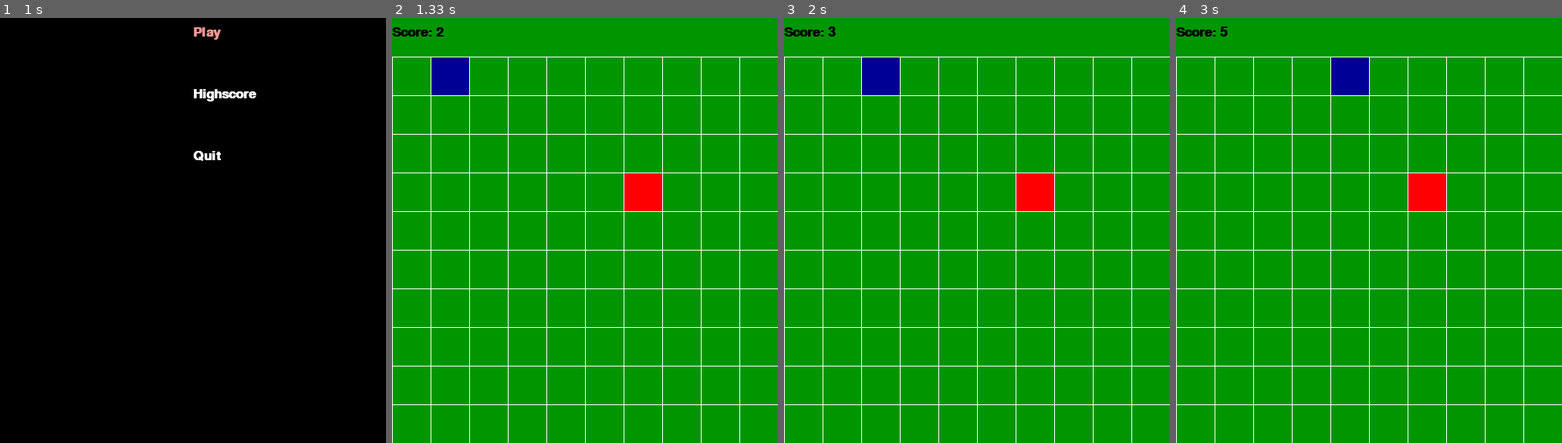
Above: before the commit, frames 1-4 (left to right).
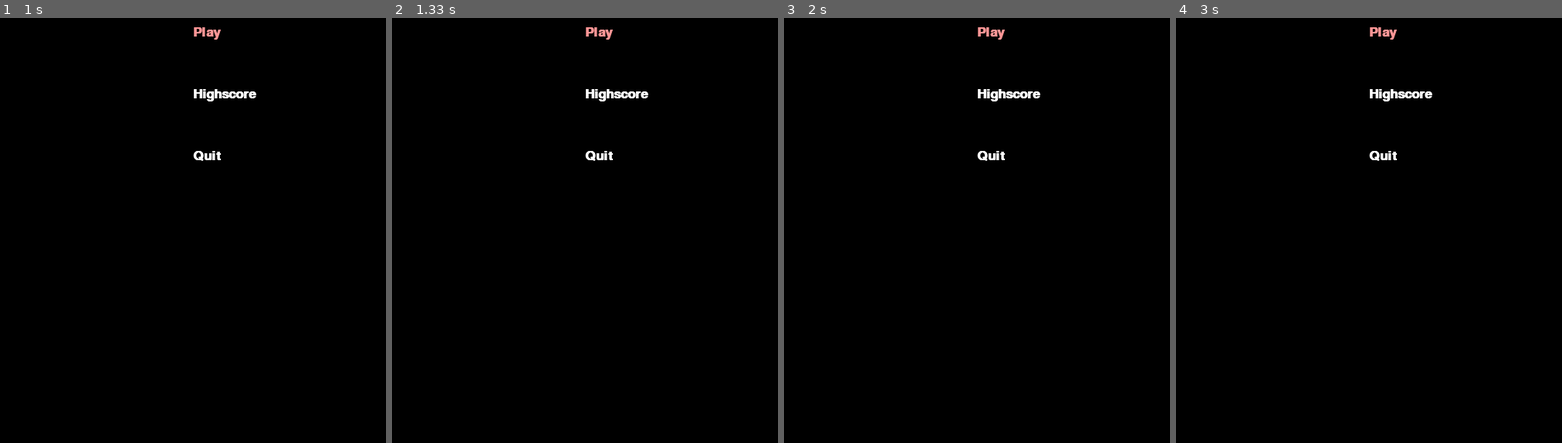
Above: after the commit, the same moments.

Repository: Leonard-Lang/Pygame-Snake
Game: pygame game, started from src/main.py
Two runs of this game, one before a commit and one after it. Both use one fixed random seed, a clock stepped at 60 frames per second and the inputs below.
Inputs:
- Up to frame 1 (1 s): tap Space at 0.33 s; hold Esc from 0.67 s (still down); hold Right from 0.67 s (still down)
- Up to frame 2 (1.33 s): release Esc at 1.13 s; release Right at 1.13 s; tap Space at 1.17 s
- Up to frame 3 (2 s): hold Esc from 1.63 s (still down); hold Right from 1.63 s (still down)
- Up to frame 4 (3 s): release Esc at 2.1 s; release Right at 2.1 s; tap Space at 2.13 s; tap Esc at 2.73 s

Frame 1 is identical in both runs. In frame 2, 100% of the frame differs, in the area x 0-100%, y 0-100%; in frame 3, 100%; in frame 4, 100%.

Commit message:
RefactoredupdateHighscoreList

Diff:
--- a/src/main.py
+++ b/src/main.py
@@ -1,5 +1,6 @@
 import pygame
 
+from operator import itemgetter, attrgetter
 from random import randint
 
 pygame.init()
@@ -37,7 +38,7 @@
         self.currentDirection = "right"
         self.score = 0
 
-    def draw(self, win, snake):
+    def draw(self, snake):
         for i in range(snake.length):
             pygame.draw.rect(win, (0, 0, 150), (self.bodyx[i], self.bodyy[i], boxWidth, boxHeight))
 
@@ -64,8 +65,8 @@
             snake.currentDirection = snake.newDirection
 
         for i in range(snake.length - 1, 0, -1):
-            snake.bodyx[i] = snake.bodyx[i-1]
-            snake.bodyy[i] = snake.bodyy[i-1]
+            snake.bodyx[i] = snake.bodyx[i - 1]
+            snake.bodyy[i] = snake.bodyy[i - 1]
 
         if snake.currentDirection == "left":
             snake.bodyx[0] -= boxWidth
@@ -79,7 +80,8 @@
     # Check if snakes path is blocked
     def isBlocked(self, snake):
         # Check if snake is in the gamefield
-        if snake.bodyx[0] < 0 or snake.bodyx[0] >= windowSizeX or snake.bodyy[0] < 0 + scoreboardSize or snake.bodyy[0] >= windowSizeY + scoreboardSize:
+        if snake.bodyx[0] < 0 or snake.bodyx[0] >= windowSizeX or snake.bodyy[0] < 0 + scoreboardSize or snake.bodyy[
+            0] >= windowSizeY + scoreboardSize:
             return False
 
         # Check if snake eats itself
@@ -108,16 +110,16 @@
                 if snake.bodyx[i] == self.x and snake.bodyy[i] == self.y:
                     possible = False
 
-    def draw(self, win):
+    def draw(self):
         if self.exists:
             pygame.draw.rect(win, (255, 0, 0), (self.x, self.y, boxWidth, boxHeight))
 
 
-def update(win, snake, apple):
+def update(snake, apple):
     win.fill((0, 150, 0))
 
-    snake.draw(win, snake)
-    apple.draw(win)
+    snake.draw(snake)
+    apple.draw()
 
     for i in range(numberOfColumns):
         pygame.draw.rect(win, (255, 255, 255), (boxWidth * i, scoreboardSize, 1, windowSizeX))
@@ -131,7 +133,7 @@
     pygame.display.update()
 
 
-def mainMenu(win):
+def mainMenu():
     run = True
     selectedOption = "Play"
     selectionColor = (255, 150, 150)
@@ -187,17 +189,21 @@
 
 
 def showHighscoreList():
-
-    run = True
-
-    file1 = open('highscores.txt', 'r')
-    lines = file1.readlines()
+    run = True
+
+    try:
+        file = open('highscores.txt', 'r')
+    except:
+        print("File does not exists")
+        return
+
+    lines = file.readlines()
 
     firstRecord = lines[0].split('#')
     secondRecord = lines[1].split('#')
     thirdRecord = lines[2].split('#')
 
-    file1.close()
+    file.close()
 
     win.fill((0, 0, 155))
 
@@ -218,35 +224,34 @@
 
 
 def updateHighscoreList(name, score):
-    file1 = open('highscores.txt', 'r')
-    lines = file1.readlines()
-    file1.close()
-
-    firstRecord = lines[0].split('#')
-    secondRecord = lines[1].split('#')
-    thirdRecord = lines[2].split('#')
-    fourthRecord = [name, score]
-
-    file1 = open('highscores.txt', 'w')
-
-    if int(fourthRecord[1]) > int(firstRecord[1]):
-        file1.write(str(fourthRecord[0]) + "#" + str(fourthRecord[1]) + "\n")
-        file1.write(str(firstRecord[0]) + "#" + str(firstRecord[1]))
-        file1.write(str(secondRecord[0]) + "#" + str(secondRecord[1]))
-    elif int(fourthRecord[1]) > int(secondRecord[1]):
-        file1.write(str(firstRecord[0]) + "#" + str(firstRecord[1]))
-        file1.write(str(fourthRecord[0]) + "#" + str(fourthRecord[1]) + "\n")
-        file1.write(str(secondRecord[0]) + "#" + str(secondRecord[1]))
-    elif int(fourthRecord[1]) > int(thirdRecord[1]):
-        file1.write(str(firstRecord[0]) + "#" + str(firstRecord[1]))
-        file1.write(str(secondRecord[0]) + "#" + str(secondRecord[1]))
-        file1.write(str(fourthRecord[0]) + "#" + str(fourthRecord[1]))
-    else:
-        file1.write(str(firstRecord[0]) + "#" + str(firstRecord[1]))
-        file1.write(str(secondRecord[0]) + "#" + str(secondRecord[1]))
-        file1.write(str(thirdRecord[0]) + "#" + str(thirdRecord[1]))
-
-    file1.close()
+    try:
+        file = open('highscores.txt', 'r')
+    except:
+        print("File does not exists")
+
+    lines = file.readlines()
+    file.close()
+
+    sepLines = list(list())
+
+    sepLines.append([name, score])
+
+    for line in lines:
+        record = line.split('#')
+        record[1] = int(record[1])
+        sepLines.append(record)
+
+    sortedRecords = sorted(sepLines, key=itemgetter(1), reverse=True)
+
+    try:
+        file = open('highscores.txt', 'w')
+    except:
+        print("File does not exists")
+
+    for i in range(3):
+        file.write(sortedRecords[i][0] + '#' + str(sortedRecords[i][1]) + '\n')
+
+    file.close()
 
 
 def nameInput():
@@ -283,7 +288,7 @@
     return text
 
 
-def gameOverScreen(win):
+def gameOverScreen():
     win.fill((0, 0, 155))
 
     selectionColor = (255, 150, 150)
@@ -324,6 +329,7 @@
 
     return selectionOption
 
+
 def main():
     snake = Snake(xstartPoint, ystartPoint)
     apple = Apple()
@@ -358,21 +364,21 @@
                 run = False
 
         if keys[pygame.K_ESCAPE]:
-            if not mainMenu(win):
+            if not mainMenu():
                 run = False
 
         if run:
             snake.score += 1
-            update(win, snake, apple)
-
-        pygame.time.delay(300)
+            update(snake, apple)
+
+        pygame.time.delay(250)
 
     updateHighscoreList(name, snake.score)
 
-    decision = gameOverScreen(win)
+    decision = gameOverScreen()
     if decision == 'highscore':
         showHighscoreList()
-        gameOverScreen(win)
+        gameOverScreen()
     elif decision == 'retry':
         main()
 
